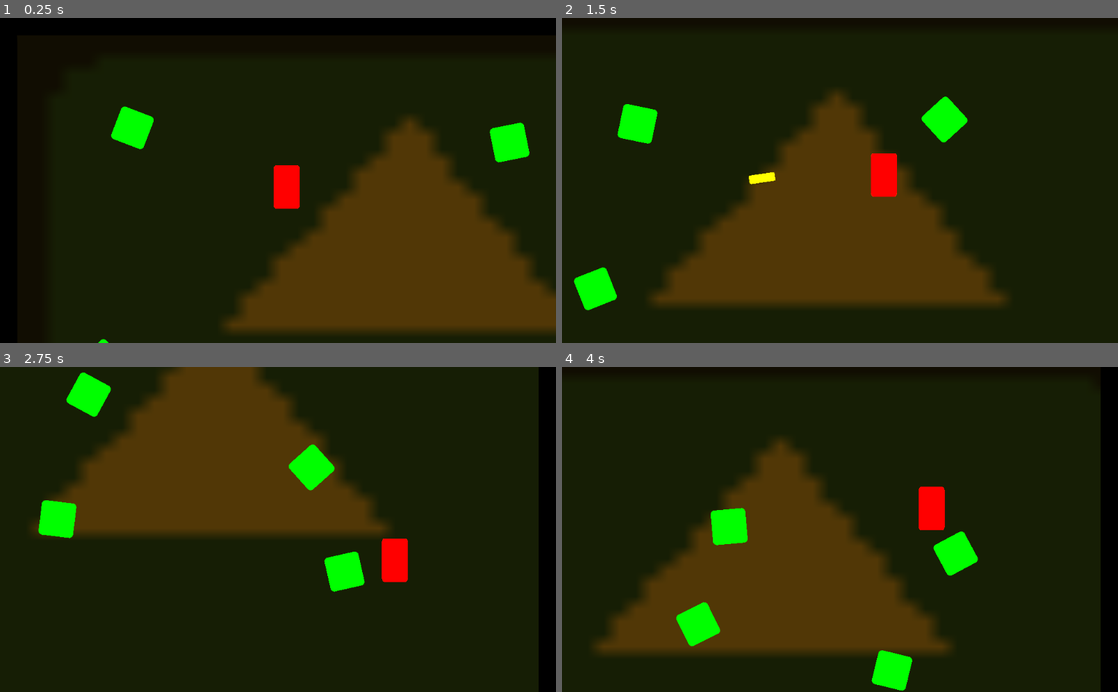
Above: before the commit, frames 1-4 (two rows, left to right).
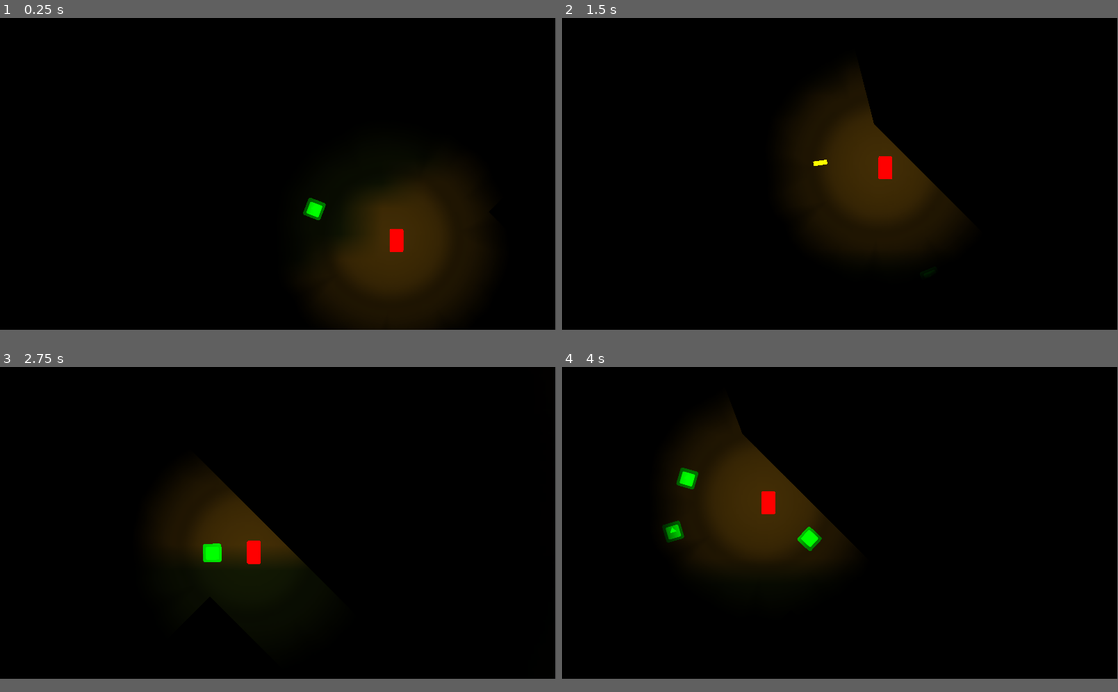
Above: after the commit, the same moments.

Repository: FlanGrande/WinShooter
Game: Godot game, scene res://scenes/BaseScene.tscn
Two runs of this game, one before a commit and one after it. Both use one fixed random seed, a clock stepped at 60 frames per second and the inputs below. The engine's default icon, where the game draws it, is replaced by a stand-in: a white triangle on a blue panel in a dark square.
Inputs (mouse positions are in pixels of both pictures, inside the frame that each line leads up to):
- Up to frame 1 (0.25 s): no input
- Up to frame 2 (1.5 s): move the mouse to (962, 164) at 0.52 s; hold D (move_right) 0.53-1.28 s; click (962, 164) at 0.6 s; move the mouse to (728, 196) at 1.27 s; hold S (move_down) from 1.28 s (still down); click (728, 196) at 1.35 s
- Up to frame 3 (2.75 s): move the mouse to (333, 458) at 2.02 s; release S (move_down) at 2.03 s; hold D (move_right) from 2.03 s (still down); click (333, 458) at 2.1 s
- Up to frame 4 (4 s): move the mouse to (812, 594) at 2.77 s; release D (move_right) at 2.78 s; hold W (move_up) 2.78-3.53 s; click (812, 594) at 2.85 s; move the mouse to (1006, 578) at 3.52 s; hold A (move_left) from 3.53 s (still down); click (1006, 578) at 3.6 s
In our replay, the window is 800x468 before the commit and 799x449 after it. These sizes can differ from the game's own. Grey fills any space a smaller window leaves; there, only what the larger window draws over its background counts as a difference.

The runs differ from the first frame. In frame 1, 72% of the frame differs, in the area x 0-100%, y 0-100%; in frame 2, 88%, in the area x 0-100%, y 4-96%; in frame 3, 85%; in frame 4, 84%.

Commit message:
Added lightning system.

Diff:
--- a/project.godot
+++ b/project.godot
@@ -18,6 +18,12 @@
 config/name="Win Shooter"
 run/main_scene="res://scenes/BaseScene.tscn"
 config/icon="res://icon.png"
+
+[display]
+
+window/size/width=1920
+window/size/height=1080
+window/size/fullscreen=true
 
 [input]
 
@@ -46,6 +52,11 @@
 "events": [ Object(InputEventMouseButton,"resource_local_to_scene":false,"resource_name":"","device":0,"alt":false,"shi …(212 unchanged characters)…
  ]
 }
+place_block={
+"deadzone": 0.5,
+"events": [ Object(InputEventMouseButton,"resource_local_to_scene":false,"resource_name":"","device":0,"alt":false,"shift":false,"control":false,"meta":false,"command":false,"button_mask":0,"position":Vector2( 0, 0 ),"global_position":Vector2( 0, 0 ),"factor":1.0,"button_index":1,"pressed":false,"doubleclick":false,"script":null)
+ ]
+}
 
 [rendering]
 
--- /dev/null
+++ b/scenes/BaseScene.gd
@@ -0,0 +1,222 @@
+extends Node2D
+
+const NORTH = 0
+const SOUTH = 1
+const EAST = 2
+const WEST = 3
+
+# Each Edge within a cluster of blocks will use this class.
+class Edge:
+	var start_point : Vector2 = Vector2(0.0, 0.0)
+	var end_point : Vector2 = Vector2(0.0, 0.0)
+
+var cell = preload("res://scenes/Environment/WallBlock.tscn")
+var typeof_cell = typeof(cell.instance())
+
+var world = []; # Array (maybe matrix) that represents the world. Will contain -1 until it contains an instance.
+var world_width = 40;
+var world_height = 30;
+var edges_array = [];
+var cell_width = 64; # Width, in pixels (this should be the size of the WallBlock scene object).
+var cell_offset = cell_width / 2;
+
+func _ready():
+	var i = 0
+
+	while i < world_width * world_height:
+		world.insert(i, -1)
+		i += 1
+
+	$WorldEnvironment/Light2D.visible = true
+
+	pass
+
+func _process(delta):
+	var mouse_position = get_global_mouse_position()
+
+	if Input.is_action_just_released("ui_cancel"):
+		get_tree().quit()
+
+#	if Input.is_action_just_released("place_block"):
+#		var i = int(mouse_position.y / cell_width) * world_width + int(mouse_position.x / cell_width)
+#
+#		if typeof(world[i]) == typeof(-1):
+#			var cell_instance = cell.instance()
+#			var new_pos = Vector2(((i % world_width) * cell_width+cell_offset), ((i / world_width) * cell_width)+cell_offset)
+#			cell_instance.position = new_pos
+#			world[i] = cell_instance
+#
+#	convertTileMapToPolyMap(Vector2(0, 0), world_width, world_height, cell_width, 40)
+#
+#	# Instance blocks from tilemap
+#	var i = 0
+#	while i < world_width * world_height:
+#		if typeof(world[i]) == typeof_cell:
+#			if not world[i].exists:
+#				world[i].exists = true
+#				$nd_Walls.add_child(world[i])
+#		i += 1
+#
+#	for line in get_tree().get_nodes_in_group("lines"):
+#		line.queue_free()
+#
+#	i = 0
+#	while i < edges_array.size():
+#		var line = Line2D.new()
+#		line.add_to_group("lines")
+#		line.default_color = Color(1.0, 0.0, 0.0, 1.0)
+#		line.width = 3.0
+#		line.add_point(edges_array[i].start_point)
+#		line.add_point(edges_array[i].end_point)
+#		$nd_Walls.add_child(line)
+#		i += 1
+#
+	pass
+
+# Parses a rectangle section of the grid into a map of the edges contained within it.
+# Starting point, width in tiles, height in tiles, block width and pitch (I'm not sure what pitch is for now).
+func convertTileMapToPolyMap(start_point : Vector2, w : int, h : int, block_width : float, pitch : int):
+	edges_array = [] # We clear the current edges array.
+
+	# Re-initialise edges from existing blocks
+	var x = 0
+	while x < w:
+		var y = 0
+		while y < h:
+			var j = 0
+			while j < 4:
+				# if the types are the same, it means a cell exists on this position.
+				if typeof(world[(y + start_point.y) * pitch + (x + start_point.x)]) == typeof_cell:
+					world[(y + start_point.y) * pitch + (x + start_point.x)].edge_exists[j] = false
+					world[(y + start_point.y) * pitch + (x + start_point.x)].edge_id[j] = -1
+				j += 1
+			y += 1
+		x += 1
+
+
+	x = 1
+	while x < w-1:
+		var y = 1
+		while y < h-1:
+			var this_tile = (y + start_point.y) * pitch + (x + start_point.x) # This
+			var north = (y + start_point.y - 1) * pitch + (x + start_point.x) # Northern neighbour
+			var south = (y + start_point.y + 1) * pitch + (x + start_point.x) # Southern neighbour
+			var west = (y + start_point.y) * pitch + (x + start_point.x - 1) # Western neighbour
+			var east = (y + start_point.y) * pitch + (x + start_point.x + 1) # Eastern neighbour
+
+			# If a cell exists here, we'll check if it has edges to create or extend.
+			if typeof(world[this_tile]) == typeof_cell:
+
+				### WEST EDGE?
+				# If there's no western neighbour, we will add or extend a western edge.
+				if not (typeof(world[west]) == typeof_cell):
+					# Now we decide if we extend the edge from a northern neighbour or add a new one.
+					if typeof(world[north]) == typeof_cell and world[north].edge_exists[WEST]:
+						print("EXTEND")
+						# Inside here, a northern neighbour exists and it already has an edge at the west side, so we extend it.
+						edges_array[world[north].edge_id[WEST]].end_point.y += block_width
+						world[this_tile].edge_id[WEST] = world[north].edge_id[WEST]
+						world[this_tile].edge_exists[WEST] = true
+					else:
+						# Otherwise, it means northern neighbour has no western edge, so we add a new edge there.
+						print("NEW")
+						var edge = Edge.new()
+						edge.start_point.x = (start_point.x + x) * block_width
+						edge.start_point.y = (start_point.y + y) * block_width
+						edge.end_point.x = edge.start_point.x
+						edge.end_point.y = edge.start_point.y + block_width
+
+						# Finally, we add it to the edge pool...
+						var edge_id = edges_array.size()
+						edges_array.append(edge)
+
+						# ...and update this world's cell edge information.
+						world[this_tile].edge_id[WEST] = edge_id
+						world[this_tile].edge_exists[WEST] = true
+				### WEST EDGE?
+
+				### EAST EDGE?
+				# If there's no eastern neighbour, we will add or extend a eastern edge.
+				if not (typeof(world[east]) == typeof_cell):
+					# Now we decide if we extend the edge from a northern neighbour or add a new one.
+					if typeof(world[north]) == typeof_cell and world[north].edge_exists[EAST]:
+						# Inside here, a northern neighbour exists and it already has an edge at the east side, so we extend it.
+						edges_array[world[north].edge_id[EAST]].end_point.y += block_width
+						world[this_tile].edge_id[EAST] = world[north].edge_id[EAST]
+						world[this_tile].edge_exists[EAST] = true
+					else:
+						# Otherwise, it means northern neighbour has no eastern edge, so we add a new edge there.
+						var edge = Edge.new()
+						edge.start_point.x = (start_point.x + x) * block_width + block_width
+						edge.start_point.y = (start_point.y + y) * block_width
+						edge.end_point.x = edge.start_point.x
+						edge.end_point.y = edge.start_point.y + block_width
+
+						# Finally, we add it to the edge pool...
+						var edge_id = edges_array.size()
+						edges_array.append(edge)
+
+						# ...and update this world's cell edge information.
+						world[this_tile].edge_id[EAST] = edge_id
+						world[this_tile].edge_exists[EAST] = true
+				### EAST EDGE?
+
+				### NORTH EDGE?
+				# If there's no northern neighbour, we will add or extend a northern edge.
+				if not (typeof(world[north]) == typeof_cell):
+					# Now we decide if we extend the edge from a western neighbour or add a new one.
+					if typeof(world[west]) == typeof_cell and world[west].edge_exists[NORTH]:
+						# Inside here, a western neighbour exists and it already has an edge at the north side, so we extend it.
+						edges_array[world[west].edge_id[NORTH]].end_point.x += block_width
+						world[this_tile].edge_id[NORTH] = world[west].edge_id[NORTH]
+						world[this_tile].edge_exists[NORTH] = true
+					else:
+						# Otherwise, it means western neighbour has no northern edge, so we add a new edge there.
+						var edge = Edge.new()
+						edge.start_point.x = (start_point.x + x) * block_width
+						edge.start_point.y = (start_point.y + y) * block_width
+						edge.end_point.x = edge.start_point.x + block_width
+						edge.end_point.y = edge.start_point.y
+
+						# Finally, we add it to the edge pool...
+						var edge_id = edges_array.size()
+						edges_array.append(edge)
+
+						# ...and update this world's cell edge information.
+						world[this_tile].edge_id[NORTH] = edge_id
+						world[this_tile].edge_exists[NORTH] = true
+				### NORTH EDGE?
+
+				### SOUTH EDGE?
+				# If there's no northern neighbour, we will add or extend a northern edge.
+				if not (typeof(world[south]) == typeof_cell):
+					# Now we decide if we extend the edge from a western neighbour or add a new one.
+					if typeof(world[west]) == typeof_cell and world[west].edge_exists[SOUTH]:
+						# Inside here, a western neighbour exists and it already has an edge at the south side, so we extend it.
+						edges_array[world[west].edge_id[SOUTH]].end_point.x += block_width
+						world[this_tile].edge_id[SOUTH] = world[west].edge_id[SOUTH]
+						world[this_tile].edge_exists[SOUTH] = true
+					else:
+						# Otherwise, it means western neighbour has no northern edge, so we add a new edge there.
+						var edge = Edge.new()
+						edge.start_point.x = (start_point.x + x) * block_width
+						edge.start_point.y = (start_point.y + y) * block_width + block_width
+						edge.end_point.x = edge.start_point.x + block_width
+						edge.end_point.y = edge.start_point.y
+
+						# Finally, we add it to the edge pool...
+						var edge_id = edges_array.size()
+						edges_array.append(edge)
+
+						# ...and update this world's cell edge information.
+						world[this_tile].edge_id[SOUTH] = edge_id
+						world[this_tile].edge_exists[SOUTH] = true
+				### SOUTH EDGE?
+
+			y += 1
+		x += 1
+	print("------------")
+	pass
+
+#func doesCellExistHere(var index):
+#	return typeof(world[index]) == typeof(typeof_cell)
--- a/scenes/BaseScene.tscn
+++ b/scenes/BaseScene.tscn
@@ -1,89 +1,91 @@
-[gd_scene load_steps=6 format=2]
+[gd_scene load_steps=8 format=2]
 
 [ext_resource path="res://icon.png" type="Texture" id=1]
 [ext_resource path="res://scenes/Niwt/Niwt.tscn" type="PackedScene" id=2]
 [ext_resource path="res://scenes/Enemy/Enemy.tscn" type="PackedScene" id=3]
+[ext_resource path="res://scenes/Environment/WallBlock.tscn" type="PackedScene" id=4]
+[ext_resource path="res://scenes/BaseScene.gd" type="Script" id=5]
+[ext_resource path="res://textures/lights/light.png" type="Texture" id=6]
 
-[sub_resource type="RectangleShape2D" id=1]
-extents = Vector2( 32, 32 )
-
-[sub_resource type="RectangleShape2D" id=2]
-extents = Vector2( 32, 32 )
+[sub_resource type="Environment" id=1]
 
 [node name="World" type="Node2D"]
+script = ExtResource( 5 )
+
+[node name="WorldEnvironment" type="WorldEnvironment" parent="."]
+environment = SubResource( 1 )
+
+[node name="Light2D" type="Light2D" parent="WorldEnvironment"]
+visible = false
+position = Vector2( 736, 544 )
+scale = Vector2( 10, 10 )
+texture = ExtResource( 6 )
+energy = 1.1
+mode = 1
 
 [node name="Background" type="Sprite" parent="."]
 modulate = Color( 0.320313, 0.219237, 0.0262756, 1 )
-position = Vector2( 740, 564 )
-scale = Vector2( 29.625, 23.125 )
+position = Vector2( 1568, 544 )
+scale = Vector2( 145.397, 88.9561 )
 texture = ExtResource( 1 )
+
+[node name="nd_outterWalls" type="Node2D" parent="."]
+
+[node name="spr_WestWall" parent="nd_outterWalls" instance=ExtResource( 4 )]
+position = Vector2( -864, 608 )
+rotation = 1.57079
+scale = Vector2( 49.2, 1 )
+
+[node name="spr_EastWall" parent="nd_outterWalls" instance=ExtResource( 4 )]
+position = Vector2( 4128, 608 )
+rotation = 1.57079
+scale = Vector2( 49.2, 1 )
+
+[node name="spr_SouthWall" parent="nd_outterWalls" instance=ExtResource( 4 )]
+position = Vector2( 1632, 2080 )
+rotation = 3.14159
+scale = Vector2( 81.64, 1 )
+
+[node name="spr_NorthWall" parent="nd_outterWalls" instance=ExtResource( 4 )]
+position = Vector2( 1632, -864 )
+rotation = 3.14159
+scale = Vector2( 81.64, 1 )
 
 [node name="nd_Walls" type="Node2D" parent="."]
 
-[node name="spr_SouthWall" type="Sprite" parent="nd_Walls" groups=[
-"walls",
-]]
-modulate = Color( 0, 0, 0, 1 )
-position = Vector2( 640, 1184 )
-scale = Vector2( 24, 1 )
-texture = ExtResource( 1 )
+[node name="WallBlock" parent="nd_Walls" instance=ExtResource( 4 )]
+position = Vector2( -416, -608 )
+scale = Vector2( -17, 1 )
 
-[node name="StaticBody2D" type="StaticBody2D" parent="nd_Walls/spr_SouthWall"]
-collision_layer = 3
-collision_mask = 3
+[node name="WallBlock2" parent="nd_Walls" instance=ExtResource( 4 )]
+position = Vector2( 1232.65, 584.56 )
+rotation = 0.785397
+scale = Vector2( 16.04, 1 )
 
-[node name="CollisionShape2D" type="CollisionShape2D" parent="nd_Walls/spr_SouthWall/StaticBody2D"]
-shape = SubResource( 1 )
+[node name="WallBlock3" parent="nd_Walls" instance=ExtResource( 4 )]
+position = Vector2( 1355.52, 1240.47 )
+rotation = 0.785397
+scale = Vector2( 16.04, 1 )
 
-[node name="spr_NorthWall" type="Sprite" parent="nd_Walls" groups=[
-"walls",
-]]
-modulate = Color( 0, 0, 0, 1 )
-position = Vector2( 640, 32 )
-scale = Vector2( 24, 1 )
-texture = ExtResource( 1 )
+[node name="WallBlock5" parent="nd_Walls" instance=ExtResource( 4 )]
+position = Vector2( 32.0001, 1632 )
+rotation = 1.57079
+scale = Vector2( 14.56, 1.08 )
 
-[node name="StaticBody2D" type="StaticBody2D" parent="nd_Walls/spr_NorthWall"]
-collision_layer = 3
-collision_mask = 3
+[node name="WallBlock6" parent="nd_Walls" instance=ExtResource( 4 )]
+position = Vector2( -736, 1184 )
+rotation = 3.14159
+scale = Vector2( 16.04, 1 )
 
-[node name="CollisionShape2D" type="CollisionShape2D" parent="nd_Walls/spr_NorthWall/StaticBody2D"]
-shape = SubResource( 1 )
+[node name="WallBlock7" parent="nd_Walls" instance=ExtResource( 4 )]
+position = Vector2( -32, 1184 )
+rotation = 3.14159
+scale = Vector2( 3.08, 1 )
 
-[node name="spr_WestWall" type="Sprite" parent="nd_Walls" groups=[
-"walls",
-]]
-modulate = Color( 0, 0, 0, 1 )
-position = Vector2( -9.09495e-13, 608 )
-rotation = 1.5708
-scale = Vector2( 20, 1 )
-texture = ExtResource( 1 )
-
-[node name="StaticBody2D" type="StaticBody2D" parent="nd_Walls/spr_WestWall"]
-collision_layer = 3
-collision_mask = 3
-
-[node name="CollisionShape2D" type="CollisionShape2D" parent="nd_Walls/spr_WestWall/StaticBody2D"]
-shape = SubResource( 2 )
-
-[node name="spr_EastWall" type="Sprite" parent="nd_Walls" groups=[
-"walls",
-]]
-modulate = Color( 0, 0, 0, 1 )
-position = Vector2( 1376, 608 )
-rotation = 1.5708
-scale = Vector2( 20, 1 )
-texture = ExtResource( 1 )
-
-[node name="StaticBody2D" type="StaticBody2D" parent="nd_Walls/spr_EastWall"]
-collision_layer = 3
-collision_mask = 3
-
-[node name="CollisionShape2D" type="CollisionShape2D" parent="nd_Walls/spr_EastWall/StaticBody2D"]
-shape = SubResource( 2 )
-
-[node name="Niwt" parent="." instance=ExtResource( 2 )]
-position = Vector2( 528, 344 )
+[node name="WallBlock4" parent="nd_Walls" instance=ExtResource( 4 )]
+position = Vector2( 96, -864 )
+rotation = 1.57079
+scale = Vector2( 5, 1 )
 
 [node name="Enemy" parent="." instance=ExtResource( 3 )]
 position = Vector2( 216, 224 )
@@ -96,3 +98,6 @@
 
 [node name="Enemy4" parent="." instance=ExtResource( 3 )]
 position = Vector2( 1160, 912 )
+
+[node name="Niwt" parent="." instance=ExtResource( 2 )]
+position = Vector2( 528, 344 )
--- a/scenes/Enemy/Enemy.tscn
+++ b/scenes/Enemy/Enemy.tscn
@@ -11,7 +11,7 @@
 "enemies",
 ]]
 collision_layer = 2
-collision_mask = 2
+collision_mask = 0
 script = ExtResource( 2 )
 
 [node name="Sprite" type="Sprite" parent="."]
--- /dev/null
+++ b/scenes/Environment/WallBlock.gd
@@ -0,0 +1,30 @@
+extends Node2D
+
+# Based on https://www.youtube.com/watch?v=fc3nnG2CG8U
+# We will detect all edges in the map and each one will have an ID assign to it.
+# Each cell will contain the id of the edges passing through its borders.
+
+const NORTH = 0
+const SOUTH = 1
+const EAST = 2
+const WEST = 3
+
+# Each Cell, as defined by its edges.
+#var Cell = {
+#	edge_id = [-1, -1, -1, -1], # Array that has 4 elements that will represent the edge id. -1 if no edge_id has been assigned.
+#	edge_exist = [false, false, false, false], # Array with 4 elements to tell us if there is an edge in that side.
+#	exist = false
+#}
+
+var edge_id = [-1, -1, -1, -1] # Array that has 4 elements that will represent the edge id. -1 if no edge_id has been assigned.
+var edge_exists = [false, false, false, false] # Array with 4 elements to tell us if there is an edge in that side.
+var exists = false
+
+# Called when the node enters the scene tree for the first time.
+func _ready():
+	pass # Replace with function body.
+
+
+# Called every frame. 'delta' is the elapsed time since the previous frame.
+#func _process(delta):
+#	pass
--- /dev/null
+++ b/scenes/Environment/WallBlock.tscn
@@ -0,0 +1,28 @@
+[gd_scene load_steps=5 format=2]
+
+[ext_resource path="res://icon.png" type="Texture" id=1]
+[ext_resource path="res://scenes/Environment/WallBlock.gd" type="Script" id=2]
+
+[sub_resource type="OccluderPolygon2D" id=1]
+polygon = PoolVector2Array( -32, -32, 32, -32, 32, 32, -32, 32 )
+
+[sub_resource type="RectangleShape2D" id=2]
+extents = Vector2( 32, 32 )
+
+[node name="WallBlock" type="Node2D"]
+script = ExtResource( 2 )
+
+[node name="Sprite" type="Sprite" parent="."]
+modulate = Color( 0, 0, 0, 1 )
+position = Vector2( 1.43051e-06, 1.43051e-06 )
+texture = ExtResource( 1 )
+
+[node name="LightOccluder2D" type="LightOccluder2D" parent="."]
+occluder = SubResource( 1 )
+
+[node name="StaticBody2D" type="StaticBody2D" parent="."]
+collision_layer = 3
+collision_mask = 3
+
+[node name="CollisionShape2D" type="CollisionShape2D" parent="StaticBody2D"]
+shape = SubResource( 2 )
--- a/scenes/Niwt/Camera2D.gd
+++ b/scenes/Niwt/Camera2D.gd
@@ -3,6 +3,7 @@
 export var shaking_duration_in_seconds = 0.12
 export var max_shake_x = 16
 export var max_shake_y = 8
+export var shake_enabled = true
 
 var shaking = false
 var shake_timer = Timer.new()
@@ -24,8 +25,9 @@
 		offset = Vector2(0, 0)
 
 func shake():
-	shaking = true
-	shake_timer.start()
+	if(shake_enabled):
+		shaking = true
+		shake_timer.start()
 
 func _on_shake_timer_timeout():
 	shaking = false
--- a/scenes/Niwt/Niwt.gd
+++ b/scenes/Niwt/Niwt.gd
@@ -13,7 +13,7 @@
 # Movement
 const MAX_SPEED = Vector2(460, 460)
 const DEADZONE_SPEED = 80
-const ACCELERATION = 20
+const ACCELERATION = 40
 const DECELERATION = 30
 var speed_factor = 1.0
 var current_speed = Vector2(0, 0)
@@ -30,10 +30,10 @@
 	current_state = State.WALKING
 
 	# Limit camera based on surrounding walls, for now.
-	$Camera2D.limit_left = get_parent().get_node("nd_Walls/spr_WestWall").position.x
-	$Camera2D.limit_right = get_parent().get_node("nd_Walls/spr_EastWall").position.x
-	$Camera2D.limit_top = get_parent().get_node("nd_Walls/spr_NorthWall").position.y
-	$Camera2D.limit_bottom = get_parent().get_node("nd_Walls/spr_SouthWall").position.y
+	$Camera2D.limit_left = get_parent().get_node("nd_outterWalls/spr_WestWall").position.x
+	$Camera2D.limit_right = get_parent().get_node("nd_outterWalls/spr_EastWall").position.x
+	$Camera2D.limit_top = get_parent().get_node("nd_outterWalls/spr_NorthWall").position.y
+	$Camera2D.limit_bottom = get_parent().get_node("nd_outterWalls/spr_SouthWall").position.y
 
 	pass
 
--- a/scenes/Niwt/Niwt.tscn
+++ b/scenes/Niwt/Niwt.tscn
@@ -1,12 +1,13 @@
-[gd_scene load_steps=5 format=2]
+[gd_scene load_steps=6 format=2]
 
 [ext_resource path="res://icon.png" type="Texture" id=1]
 [ext_resource path="res://scenes/Niwt/Niwt.gd" type="Script" id=2]
 [ext_resource path="res://scenes/Niwt/Camera2D.gd" type="Script" id=3]
+[ext_resource path="res://textures/lights/light.png" type="Texture" id=4]
 
 [sub_resource type="CapsuleShape2D" id=1]
-radius = 24.0
-height = 32.0
+radius = 16.0
+height = 16.0
 
 [node name="Niwt" type="KinematicBody2D" groups=[
 "niwt",
@@ -15,6 +16,7 @@
 
 [node name="spr_Niwt" type="Sprite" parent="."]
 modulate = Color( 100, 0, 0, 1 )
+light_mask = 2
 scale = Vector2( 0.75, 1.25 )
 texture = ExtResource( 1 )
 
@@ -25,4 +27,9 @@
 script = ExtResource( 3 )
 
 [node name="CollisionShape2D" type="CollisionShape2D" parent="."]
+position = Vector2( 0, 16 )
 shape = SubResource( 1 )
+
+[node name="Light2D" type="Light2D" parent="."]
+texture = ExtResource( 4 )
+shadow_enabled = true
Binary file added: textures/lights/light.png
Not shown, added: textures/lights/light.png.import
